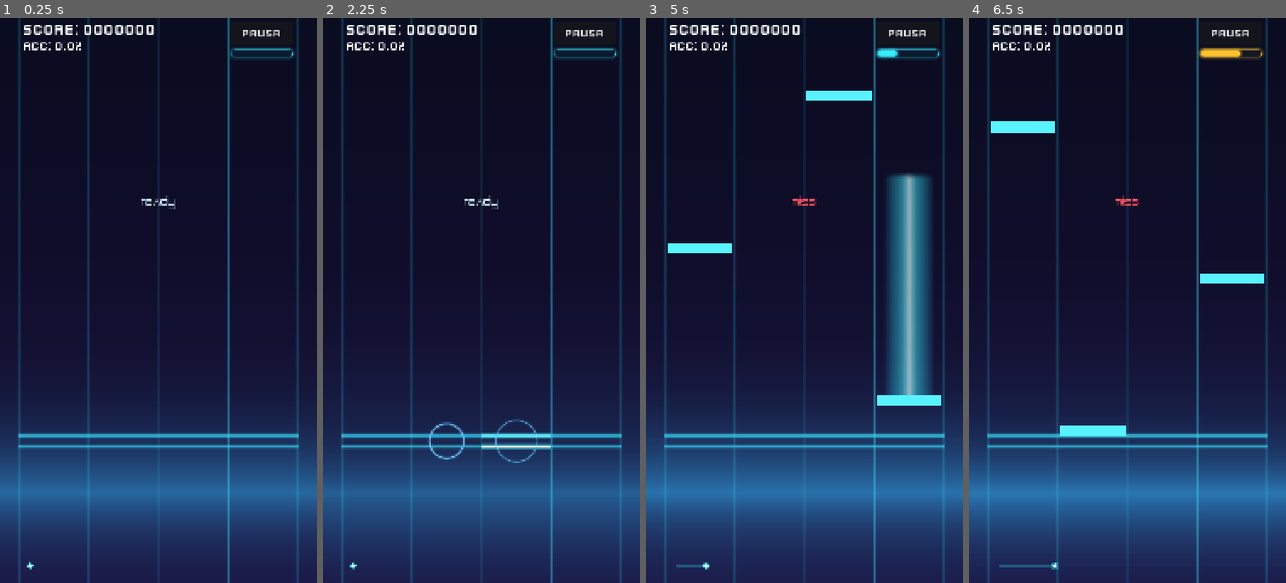
Above: before the commit, frames 1-4 (left to right).
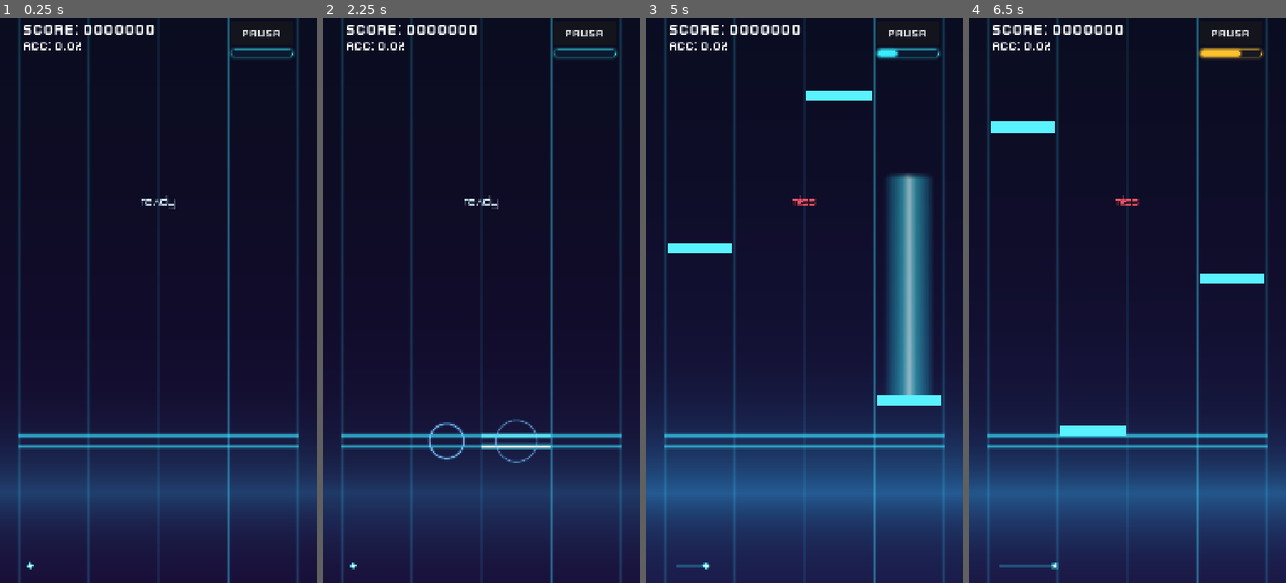
Above: after the commit, the same moments.

Repository: Carrillo524/FeelYourBeats
Game: Godot game, scene res://ui/game_session.tscn
Same seed, same stepped clock (60 frames per second), same inputs: the game is played once before the commit and once after it. This scene is started directly instead of the project's main scene.
Inputs (mouse positions are in pixels of both pictures, inside the frame that each line leads up to):
- Up to frame 1 (0.25 s): no input
- Up to frame 2 (2.25 s): click "PAUSA" at 0.5 s; click "REINICIAR" at 1.25 s; tap Enter (ui_accept) at 2 s; move the mouse to (465, 413) at 2.02 s; hold Up from 2.03 s (still down); tap F at 2.1 s; click (465, 413) at 2.17 s
- Up to frame 3 (5 s): tap Enter (ui_accept) at 2.27, 2.75 s; release Up at 2.75 s; drag from (899, 385) to (788, 413) at 2.77 s; move the mouse to (709, 215) at 3.52 s; hold Left 3.53-4.25 s; tap K at 3.6 s; drag from (820, 300) to (709, 215) at 4.27 s
- Up to frame 4 (6.5 s): move the mouse to (1079, 159) at 5.02 s; hold Down 5.03-5.75 s; tap J at 5.1 s; tap Enter (ui_accept) at 5.27 s; drag from (1197, 272) to (1079, 159) at 5.77 s

The runs differ from the first frame. In frame 1, 16% of the frame differs, in the area x 0-100%, y 74-92%; in frame 2, 17%, in the area x 0-100%, y 77-95%; in frame 3, 0.8%; in frame 4, 8.8%.

Commit message:
fix(vfx): restore dynamic normal-mode horizon pulse and breathing in Classic style

Diff:
--- a/vfx/reactive_backdrop.gdshader
+++ b/vfx/reactive_backdrop.gdshader
@@ -35,27 +35,31 @@
 	vec3 boosted_bottom = base_color_bottom.rgb + (accent_color.rgb * (0.10 * bass_energy + 0.07 * mid_energy)) + drop_tint;
 	vec4 bg = mix(base_color_top, vec4(boosted_bottom, 1.0), uv.y);
 
-	float horizon_glow = exp(-abs(uv.y - 0.84) * (10.5 - drop_active * 1.8));
-	float normal_pulse = clamp(
-		0.24 + (beat_pulse * (0.20 + 0.10 * energy_level)) + (bass_energy * 0.10),
-		0.0,
-		0.50
+	float normal_pulse = clamp(max(beat_pulse, bass_energy * 0.90), 0.0, 1.0);
+	float normal_horizon_sharpness = mix(13.0, 7.8, normal_pulse);
+	float drop_horizon_sharpness = 10.5 - (drop_active * 1.8);
+	float horizon_glow = exp(-abs(uv.y - 0.84) * mix(normal_horizon_sharpness, drop_horizon_sharpness, drop_active));
+
+	float normal_boost = clamp(
+		0.14 + (normal_pulse * (0.34 + (0.10 * energy_level))),
+		0.14,
+		0.58
 	);
-	float drop_pulse = clamp(
+	float drop_boost = clamp(
 		(beat_pulse * (0.22 + 0.18 * energy_level + 0.10 * tier_factor)) + (bass_energy * 0.16),
 		0.0,
 		0.56
 	);
-	float pulse_boost = clamp(mix(normal_pulse, drop_pulse, drop_active), 0.0, 0.56);
+	float pulse_boost = clamp(mix(normal_boost, drop_boost, drop_active), 0.0, 0.58);
 
 	float wave_speed = 1.2 + (drop_active * 1.1) + (mid_energy * 0.8);
 	float wave = sin((uv.y * 18.0) - (TIME * wave_speed)) * 0.5 + 0.5;
 	float harmonic = sin((uv.x * 12.0) + (uv.y * 28.0) - (TIME * 2.2)) * 0.5 + 0.5;
 	float grid_shimmer = clamp(
-		(wave * horizon_glow * (0.06 + 0.10 * energy_level + 0.08 * mid_energy))
-			+ (harmonic * horizon_glow * high_energy * 0.08),
+		(wave * horizon_glow * (0.04 + (0.10 * mid_energy) + (0.08 * beat_pulse) + (0.04 * energy_level)))
+			+ (harmonic * horizon_glow * high_energy * 0.07),
 		0.0,
-		0.16
+		0.20
 	);
 
 	vec2 shock_center = vec2(0.5, 0.84);
--- a/vfx/reactive_background.gd
+++ b/vfx/reactive_background.gd
@@ -49,20 +49,19 @@
 const EDGE_MAX_OPACITY: float = 0.52
 const EDGE_EPSILON: float = 0.004
 
-# Smooth temporal envelope for Clásico style (central glow boost + drop-only halo + reactivity-tamed motion)
-const CLASSIC_PULSE_FLOOR: float = 0.28
-const CLASSIC_PULSE_PEAK_CAP: float = 0.96
-const CLASSIC_PULSE_TARGET_DECAY_RATE: float = 3.0
-const CLASSIC_PULSE_ATTACK_RATE: float = 6.2
-const CLASSIC_PULSE_RELEASE_RATE: float = 2.6
-const CLASSIC_BASS_FLOOR: float = 0.24
-const CLASSIC_BASS_ATTACK_RATE: float = 3.6
-const CLASSIC_BASS_RELEASE_RATE: float = 1.9
-const CLASSIC_ENERGY_FLOOR: float = 0.38
-const CLASSIC_ENERGY_ATTACK_RATE: float = 4.0
-const CLASSIC_ENERGY_RELEASE_RATE: float = 2.1
-const CLASSIC_SPECTRUM_ATTACK_RATE: float = 4.6
-const CLASSIC_SPECTRUM_RELEASE_RATE: float = 2.3
+# Smooth temporal envelope for Clásico style (dynamic horizon contrast + drop-only halo + reactivity-tamed motion)
+const CLASSIC_PULSE_FLOOR: float = 0.14
+const CLASSIC_PULSE_PEAK_CAP: float = 0.94
+const CLASSIC_PULSE_ATTACK_RATE: float = 16.0
+const CLASSIC_PULSE_RELEASE_RATE: float = 4.5
+const CLASSIC_BASS_FLOOR: float = 0.12
+const CLASSIC_BASS_ATTACK_RATE: float = 12.0
+const CLASSIC_BASS_RELEASE_RATE: float = 3.8
+const CLASSIC_ENERGY_FLOOR: float = 0.20
+const CLASSIC_ENERGY_ATTACK_RATE: float = 11.0
+const CLASSIC_ENERGY_RELEASE_RATE: float = 3.4
+const CLASSIC_SPECTRUM_ATTACK_RATE: float = 9.0
+const CLASSIC_SPECTRUM_RELEASE_RATE: float = 3.6
 const CLASSIC_MAX_ZOOM_BOUNCE: float = 0.075
 const CLASSIC_ZOOM_ATTACK_RATE: float = 4.2
 const CLASSIC_ZOOM_RELEASE_RATE: float = 2.4
@@ -155,6 +154,7 @@
 var _beat_pulse: float = CLASSIC_PULSE_FLOOR
 var _beat_pulse_target: float = CLASSIC_PULSE_FLOOR
 var _classic_bass: float = CLASSIC_BASS_FLOOR
+var _classic_bass_target: float = CLASSIC_BASS_FLOOR
 var _classic_mid: float = 0.0
 var _classic_high: float = 0.0
 var _classic_energy: float = CLASSIC_ENERGY_FLOOR
@@ -1180,16 +1180,25 @@
 	return _spectrum_update_count
 
 
+func _compute_classic_beat_target(p_strength: float) -> float:
+	var react_norm: float = clampf((_bg_config.get_reactivity_multiplier() - 0.55) / 0.90, 0.0, 1.0)
+	var peak_base: float = lerpf(0.43, 0.87, react_norm)
+	var peak_ceiling: float = lerpf(0.50, CLASSIC_PULSE_PEAK_CAP, react_norm)
+	return clampf(lerpf(peak_base, peak_ceiling, clampf(p_strength, 0.0, 1.0)), CLASSIC_PULSE_FLOOR, CLASSIC_PULSE_PEAK_CAP)
+
+
+func _compute_classic_bass_impulse_target(p_strength: float) -> float:
+	var react_norm: float = clampf((_bg_config.get_reactivity_multiplier() - 0.55) / 0.90, 0.0, 1.0)
+	var peak_base: float = lerpf(0.40, 0.77, react_norm)
+	var peak_ceiling: float = lerpf(0.49, 0.85, react_norm)
+	return clampf(lerpf(peak_base, peak_ceiling, clampf(p_strength, 0.0, 1.0)), CLASSIC_BASS_FLOOR, 0.86)
+
+
 func _on_beat_pulsed(_p_beat_index: int, _p_beat_time_sec: float) -> void:
 	var tier_norm: float = float(_current_tier) / 3.0
 	var kick_strength: float = clampf(0.42 + (0.38 * maxf(_smoothed_bass, _target_bass)) + (0.20 * tier_norm), 0.25, 1.0)
-	var glow_scale: float = _get_classic_glow_scale()
-	var beat_target: float = clampf(
-		lerpf(0.66, CLASSIC_PULSE_PEAK_CAP, kick_strength) * glow_scale,
-		CLASSIC_PULSE_FLOOR,
-		1.0
-	)
-	_beat_pulse_target = maxf(_beat_pulse_target, beat_target)
+	_beat_pulse_target = maxf(_beat_pulse_target, _compute_classic_beat_target(kick_strength))
+	_classic_bass_target = maxf(_classic_bass_target, _compute_classic_bass_impulse_target(kick_strength))
 	_beat_pulse_count += 1
 
 	if is_classic_style_active():
@@ -1263,13 +1272,9 @@
 		var tier_norm: float = float(_current_tier) / 3.0
 		var kick_strength: float = clampf(clamped_bass * 0.72 + bass_jump * 0.65, 0.25, 1.0)
 		if is_classic_style_active():
-			var glow_scale: float = _get_classic_glow_scale()
-			var transient_pulse: float = clampf(
-				lerpf(0.58, CLASSIC_PULSE_PEAK_CAP, kick_strength) * glow_scale,
-				CLASSIC_PULSE_FLOOR,
-				1.0
-			)
+			var transient_pulse: float = _compute_classic_beat_target(kick_strength)
 			_beat_pulse_target = maxf(_beat_pulse_target, transient_pulse)
+			_classic_bass_target = maxf(_classic_bass_target, _compute_classic_bass_impulse_target(kick_strength))
 			var motion_scale: float = _get_classic_motion_scale()
 			var classic_shake: float = clampf(kick_strength * (0.20 + (0.35 * tier_norm)) * motion_scale, 0.0, 1.0)
 			_shake_target = maxf(_shake_target, classic_shake)
@@ -1382,35 +1387,32 @@
 func _step_classic_envelope(p_delta: float) -> void:
 	var active_floor_enabled: bool = _backdrop_mode == BackdropMode.GAMEPLAY or _menu_bgm_active
 	var react_mult: float = _bg_config.get_reactivity_multiplier()
+	var react_norm: float = clampf((react_mult - 0.55) / 0.90, 0.0, 1.0)
 	var glow_scale: float = _get_classic_glow_scale()
 
-	var pulse_floor: float = clampf(CLASSIC_PULSE_FLOOR * lerpf(0.86, 1.16, (react_mult - 0.55) / 0.90), 0.22, 0.36) if active_floor_enabled else 0.0
-	var bass_floor: float = clampf(CLASSIC_BASS_FLOOR * lerpf(0.88, 1.14, (react_mult - 0.55) / 0.90), 0.20, 0.32) if active_floor_enabled else 0.0
-	var energy_floor: float = clampf(CLASSIC_ENERGY_FLOOR * lerpf(0.90, 1.12, (react_mult - 0.55) / 0.90), 0.34, 0.46) if active_floor_enabled else 0.16
-
-	_beat_pulse_target = lerpf(
-		pulse_floor,
-		_beat_pulse_target,
-		exp(-CLASSIC_PULSE_TARGET_DECAY_RATE * p_delta)
-	)
-	_beat_pulse = _exp_smooth(
-		_beat_pulse,
-		maxf(pulse_floor, _beat_pulse_target),
-		CLASSIC_PULSE_ATTACK_RATE,
-		CLASSIC_PULSE_RELEASE_RATE,
-		p_delta
-	)
-	var target_classic_bass: float = maxf(
-		bass_floor,
-		clampf((_smoothed_bass * (0.76 + (0.24 * glow_scale))) + (_beat_pulse * 0.16), 0.0, 1.0)
-	)
-	_classic_bass = _exp_smooth(
-		_classic_bass,
-		target_classic_bass,
-		CLASSIC_BASS_ATTACK_RATE,
-		CLASSIC_BASS_RELEASE_RATE,
-		p_delta
-	)
+	var pulse_floor: float = CLASSIC_PULSE_FLOOR if active_floor_enabled else 0.0
+	var bass_floor: float = CLASSIC_BASS_FLOOR if active_floor_enabled else 0.0
+	var energy_floor: float = CLASSIC_ENERGY_FLOOR if active_floor_enabled else 0.12
+
+	# Peak-and-Release AR envelope for beat pulse: attacks smoothly to exact peak, then releases exponentially to floor
+	if _beat_pulse_target > pulse_floor:
+		_beat_pulse = _exp_smooth(_beat_pulse, _beat_pulse_target, CLASSIC_PULSE_ATTACK_RATE, CLASSIC_PULSE_RELEASE_RATE, p_delta)
+		if _beat_pulse >= _beat_pulse_target - 0.02:
+			_beat_pulse_target = pulse_floor
+	else:
+		_beat_pulse = _exp_smooth(_beat_pulse, pulse_floor, CLASSIC_PULSE_ATTACK_RATE, CLASSIC_PULSE_RELEASE_RATE, p_delta)
+
+	var bass_scale: float = lerpf(0.54, 1.02, react_norm)
+	var bass_cap: float = lerpf(0.50, 0.85, react_norm)
+	var live_bass_target: float = clampf(maxf(bass_floor, _smoothed_bass * bass_scale), bass_floor, bass_cap)
+	if _classic_bass_target > live_bass_target:
+		_classic_bass = _exp_smooth(_classic_bass, _classic_bass_target, CLASSIC_BASS_ATTACK_RATE, CLASSIC_BASS_RELEASE_RATE, p_delta)
+		if _classic_bass >= _classic_bass_target - 0.02:
+			_classic_bass_target = bass_floor
+	else:
+		_classic_bass_target = bass_floor
+		_classic_bass = _exp_smooth(_classic_bass, live_bass_target, CLASSIC_BASS_ATTACK_RATE, CLASSIC_BASS_RELEASE_RATE, p_delta)
+
 	_classic_mid = _exp_smooth(
 		_classic_mid,
 		clampf(_smoothed_mid * glow_scale, 0.0, 1.0),
@@ -1425,9 +1427,12 @@
 		CLASSIC_SPECTRUM_RELEASE_RATE,
 		p_delta
 	)
-	var target_classic_energy: float = maxf(
-		energy_floor,
-		clampf((_current_energy * (0.80 + (0.24 * glow_scale))) + (_beat_pulse * 0.20), 0.0, 1.0)
+	var beat_above_floor: float = maxf(0.0, _beat_pulse - pulse_floor)
+	var energy_lift: float = energy_floor + (beat_above_floor * lerpf(0.28, 0.58, react_norm))
+	var target_classic_energy: float = clampf(
+		maxf(energy_floor, maxf(_current_energy * lerpf(0.68, 1.05, react_norm), energy_lift)),
+		0.0,
+		lerpf(0.62, 0.95, react_norm)
 	)
 	_classic_energy = _exp_smooth(
 		_classic_energy,
